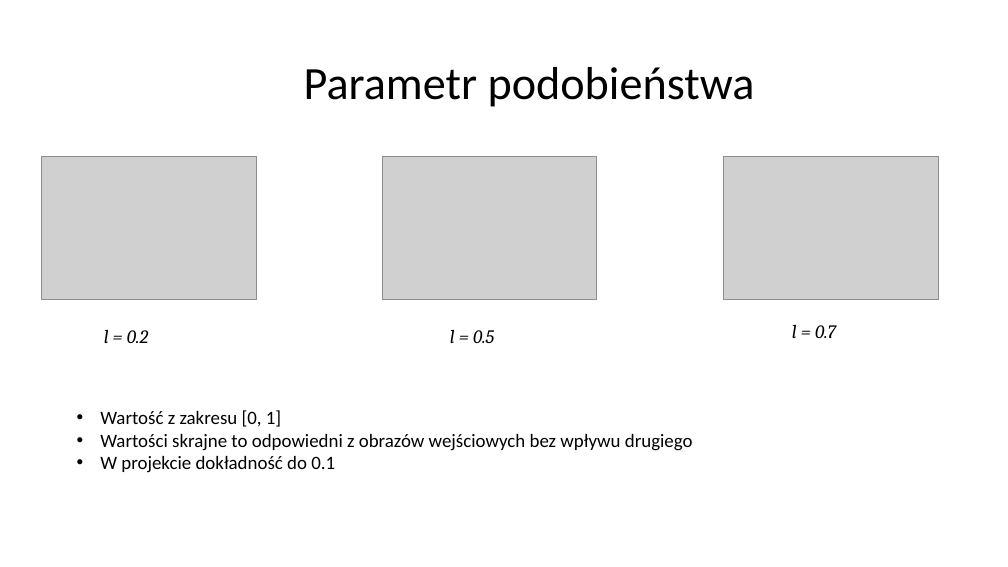
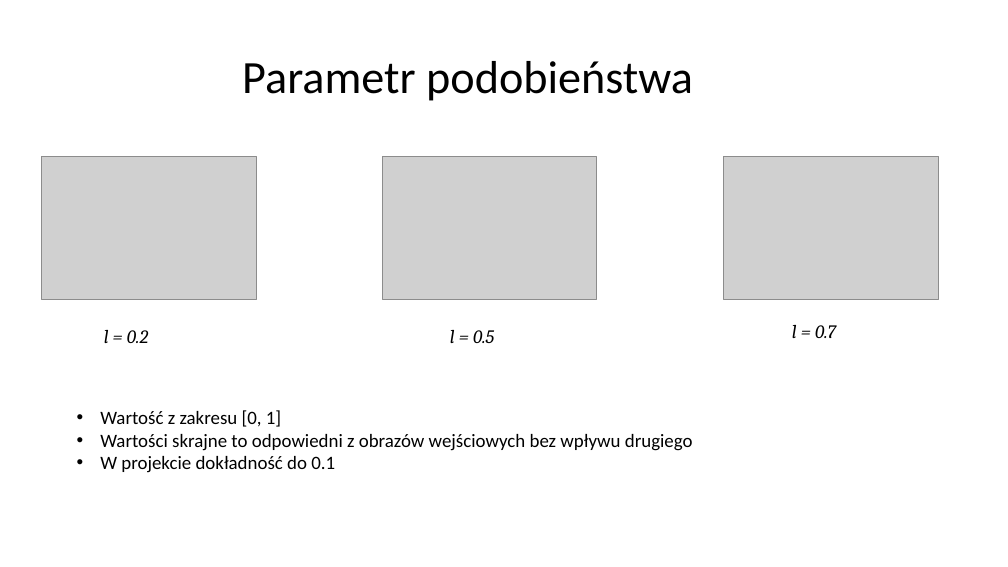
Before and after one commit to Gazda70/Image-Morphing, a slide deck: slide 5 of Morphing obrazów.pptx. Drawn at 1008x567 pixels with LibreOffice and Linux fonts; fonts in the diff are those of the drawing; grey boxes stand for pictures. Boxes give left, top, right and bottom in pixels: in the first picture for what was removed or moved away, otherwise in the second. Text is boxed around its words. In the diff, an @@ line names an element or a change of style, - is before the commit and + after.

```diff
--- a/Morphing obrazów.pptx
+++ b/Morphing obrazów.pptx
@@ title "Parametr podobieństwa": place and size @@
-title "Parametr podobieństwa" at bbox=[304, 67, 755, 107]
+title "Parametr podobieństwa" at bbox=[242, 61, 693, 101]
```
Also in this commit, not shown: 2 other slides changed, 10 other files.
